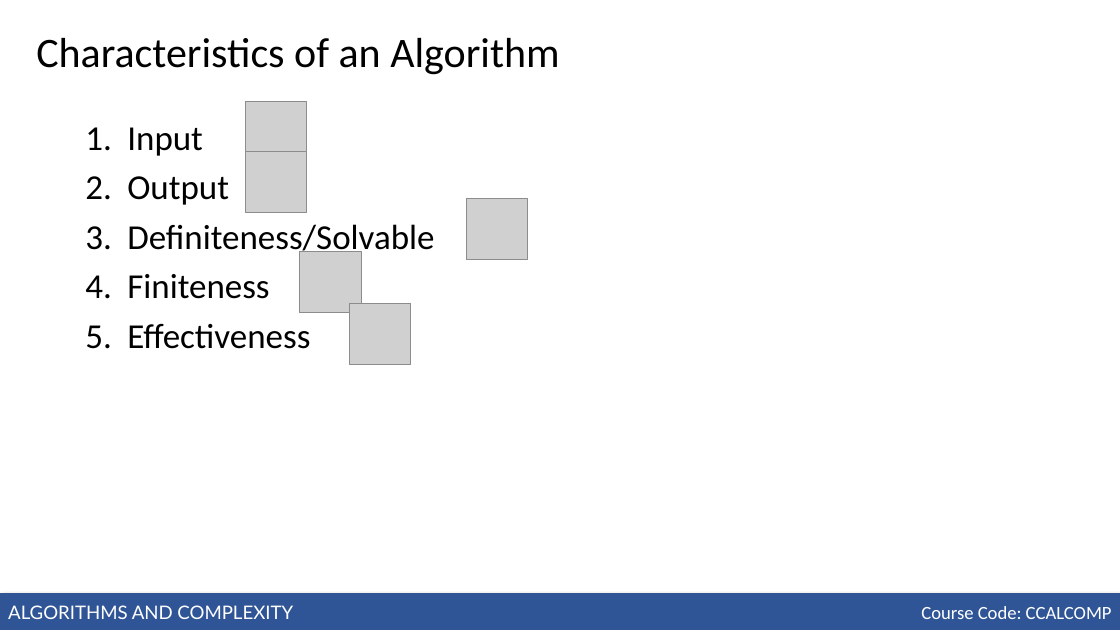
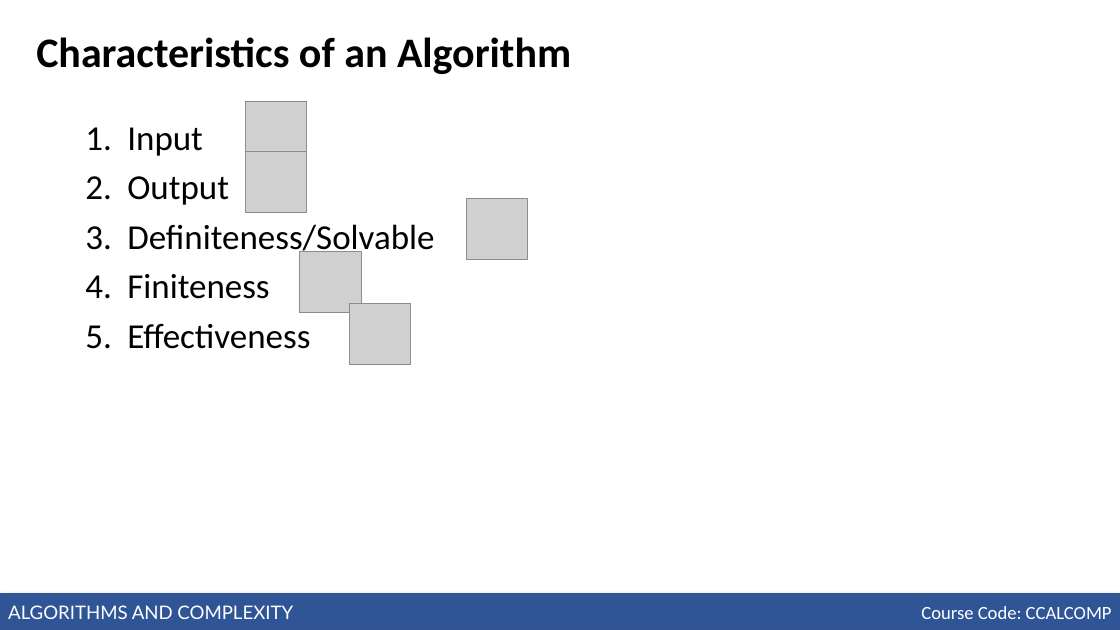
Before and after one commit to robitussin/CCALCOMP, a slide deck: slide 3 of Week 1 - Introducton to Analysis of Algorithms/Module 1 - Introduction to Analysis of Algorithms.pptx. Drawn at 1120x630 pixels with LibreOffice and Linux fonts; fonts in the diff are those of the drawing; grey boxes stand for pictures. Boxes give left, top, right and bottom in pixels: in the first picture for what was removed or moved away, otherwise in the second. Text is boxed around its words. In the diff, an @@ line names an element or a change of style, - is before the commit and + after.

```diff
--- a/Week 1 - Introducton to Analysis of Algorithms/Module 1 - Introduction to Analysis of Algorithms.pptx
+++ b/Week 1 - Introducton to Analysis of Algorithms/Module 1 - Introduction to Analysis of Algorithms.pptx
@@ title "Characteristics of an Algorithm" at bbox=[36, 37, 571, 74]: bold on @@
```
Also in this commit, not shown: 2 other slides changed, 2 other files.
